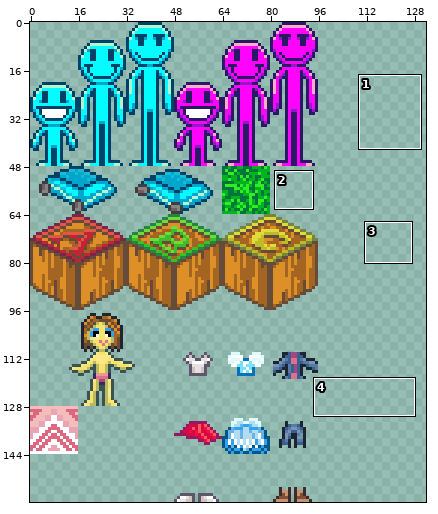
File history of a sprite sheet, Unequal life simulator/Assets/Sprites/ULS_sheet.png. Above: a wide view before the commit, with the close-up outlined.
Close-up. Before the commit:
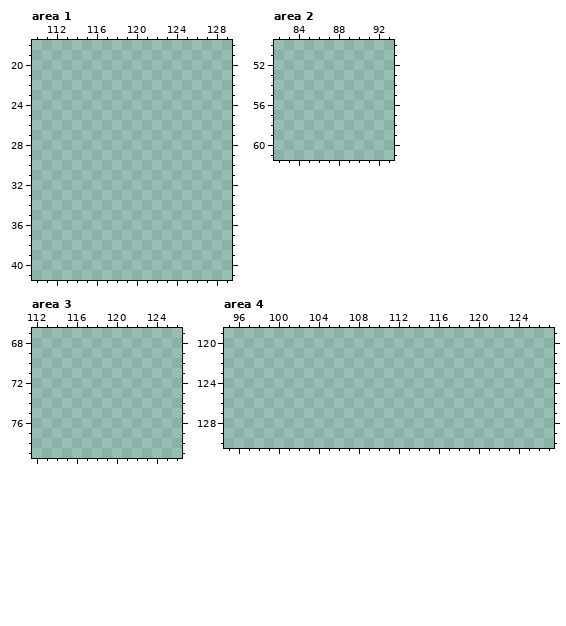
The file is 160x160 pixels. Colours within 5 levels of each other are drawn and written as one. Shown: area 1: x 110..129, y 18..41; area 2: x 82..93, y 50..61; area 3: x 112..126, y 67..79; area 4: x 95..127, y 119..130. The wide view leaves out empty margins. The commit also changed other parts of the picture, which this record leaves out.
Palette (. is transparent): 
The result:
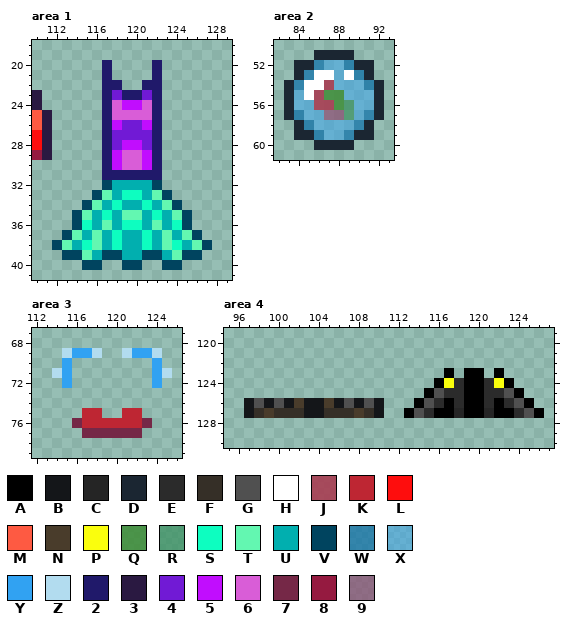
Colours new in this view: A #000000  B #141619  C #252525  D #1b2632  E #2b2b2b  F #352f27  G #505050  H #ffffff  J #a9384edb  K #be2633  L #fe0d0d  M #fe5a42  N #493c2b  P #fafe0d  Q #3f8d38db  R #3b9161ba  S #0dfec0  T #63f7b1  U #01afaf  V #00445f  W #0f70a8ba  X #30a1f27b  Y #31a2f2  Z #b2dcef  2 #20196a  3 #2a1941  4 #711ad5  5 #c10dfe  6 #d95dd7  7 #752847  8 #951a40  9 #8d4f73ba
What changed:
Changed rows in their new state; - is an unchanged pixel.
Area 1:
first column x 110:
20 -------2----2-----
21 -------2----2-----
22 -------22--22-----
23 3------242242-----
24 3------265562-----
25 M3-----266662-----
26 M3-----254452-----
27 L3-----244442-----
28 L3-----245542-----
29 83-----256652-----
30 -------256652-----
31 -------222222-----
32 -------VUUUUV-----
33 ------VTUSSUTV----
34 -----VTUSUUSUTV---
35 ----VTUSUTTUSUTV--
36 ----VSUTUSSUTUSV--
37 ---VTUTUSUUSUTUTV-
38 --VTUSTUSUUSUTSUTV
39 ---VVTUVVUUVVUTVV-
40 -----VV--VV--VV---
Area 2:
first column x 83:
51 ---DDDD---
52 -DDWXXWDD-
53 -DWHHXHWD-
54 DWHHJXXXWD
55 DXHJQQXXXD
56 DXXJJQRXXD
57 DWXX99RXWD
58 -DWXXXXWD-
59 -DDWXXWDD-
60 ---DDDD---
Area 3:
first column x 114:
69 -ZYYZ--ZYYZ-
70 -Y--------Y-
71 ZY--------YZ
72 -Y--------Y-
75 ---KK--KK---
76 --7KKKKKK7--
77 ---777777---
Area 4:
first column x 97:
123 --------------------A-AA-A----
124 -------------------APEAAEPA---
125 ------------------AGEEAAEEGA--
126 BGBGBNBBNBGBGB---AGEAEAAEAEGA-
127 BFNFFFBBFFFNFB--AGEAACAACAAEGA
Where, in picture pixels (left, top, right, bottom), the same in both close-ups:
added: (52, 60, 212, 270)
added: (32, 90, 52, 160)
added: (284, 50, 384, 150)
added: (52, 348, 172, 438)
added: (244, 368, 544, 418)
